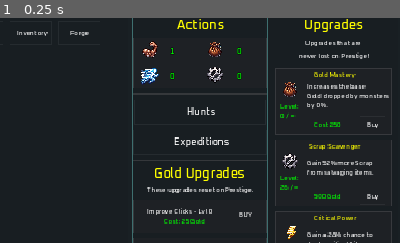
Above: before the commit, frame 1.
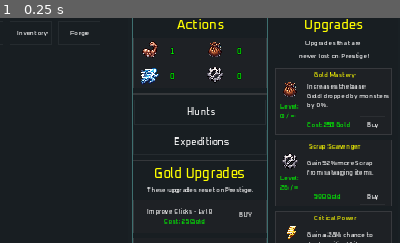
Above: after the commit, the same moment.

Repository: diemissonlima/idle_adventure
Game: Godot game, scene res://scenes/main_scene.tscn
Same seed, same stepped clock (60 frames per second), same inputs: the game is played once before the commit and once after it. The project has no main scene, so this scene is started directly.
Inputs:
- Up to frame 1 (0.25 s): no input
The pictures show only the part of the screen within x 50-100%, y 0-50%; the shares and areas given below are measured in that part.

The runs differ from the first frame. In frame 1, 0.1% of the frame differs, in the area x 76-88%, y 46-49%.

Commit message:
implementado o primeiro upgrade permante (gold mastery)

Diff:
--- a/scripts/global_player.gd
+++ b/scripts/global_player.gd
@@ -7,15 +7,27 @@
 var gold_resource: float = 0.0
 var scrap_resource: float = 0.0
 
-# bonus de upgrades
-var gold_mastery_level: int = 0
-var gold_mastery_cost: int = 250
+# bonus de upgrade permanente
+var permanent_bonus: Dictionary = {
+	"gold_mastery": {
+		"level": 0,
+		"cost": 250,
+		"bonus": 0.0
+	}
+}
 
 
 func improve_gold() -> void:
 	var gold_range = World.get_gold_range(str(World.level))
 	var gold_dropped: float = randi_range(gold_range[0], gold_range[1])
 	var msg_log = "You gained " + str(World.format_number(gold_dropped)) + " gold."
+
+	var bonus_gold = gold_dropped * permanent_bonus["gold_mastery"]["bonus"]
+	print("Gold dropado: ", gold_dropped)
+	print("% de drop bonus: ", permanent_bonus["gold_mastery"]["bonus"] * 100, "%")
+	print("Gold bonus: ", bonus_gold)
+	print("Total gold dropado: ", round(gold_dropped + bonus_gold))
+	print("-=-=-=-=-=-=-=-=-=-=-=-=-=-=-=-=-=-=")
 
 	gold_resource += gold_dropped
 
@@ -59,10 +71,10 @@
 func improve_upgrades(upgrade_name: String) -> void:
 	match upgrade_name:
 		"gold_mastery":
-			if gold_resource >= gold_mastery_cost:
-				gold_resource -= gold_mastery_cost
-				gold_mastery_cost += gold_mastery_cost * 0.35
-				gold_mastery_level += 1
-
+			if gold_resource >= permanent_bonus["gold_mastery"]["cost"]:
+				gold_resource -= permanent_bonus["gold_mastery"]["cost"]
+				permanent_bonus["gold_mastery"]["cost"] += permanent_bonus["gold_mastery"]["cost"] * 0.35
+				permanent_bonus["gold_mastery"]["level"] += 1
+				permanent_bonus["gold_mastery"]["bonus"] += 0.01
 
 	get_tree().call_group("main_scene", "update_label")
--- a/scripts/main_scene.gd
+++ b/scripts/main_scene.gd
@@ -53,9 +53,9 @@
 	dps_damage_cost_label.text = "Cost: " + str(World.format_number(World.dps_damage_cost)) + " Gold"
 	dps_damage_level_label.text = "Improve Idle DPS - Lvl " + str(World.format_number(World.dps_damage_level))
 
-	gold_mastery_level.text = "Level:\n" + str(Player.gold_mastery_level) + " / ∞"
-	gold_mastery_description.text = "Increases the base\nGold dropped by monsters\nby " + str(Player.gold_mastery_level) + "%."
-	gold_mastery_cost_label.text = "Cost " + str(World.format_number(Player.gold_mastery_cost))
+	gold_mastery_level.text = "Level:\n" + str(Player.permanent_bonus["gold_mastery"]["level"]) + " / ∞"
+	gold_mastery_description.text = "Increases the base\nGold dropped by monsters\nby " + str(Player.permanent_bonus["gold_mastery"]["bonus"] * 100) + "%."
+	gold_mastery_cost_label.text = "Cost " + str(World.format_number(Player.permanent_bonus["gold_mastery"]["cost"])) + " Gold"
 
 
 func _on_attack_timer_timeout() -> void:
